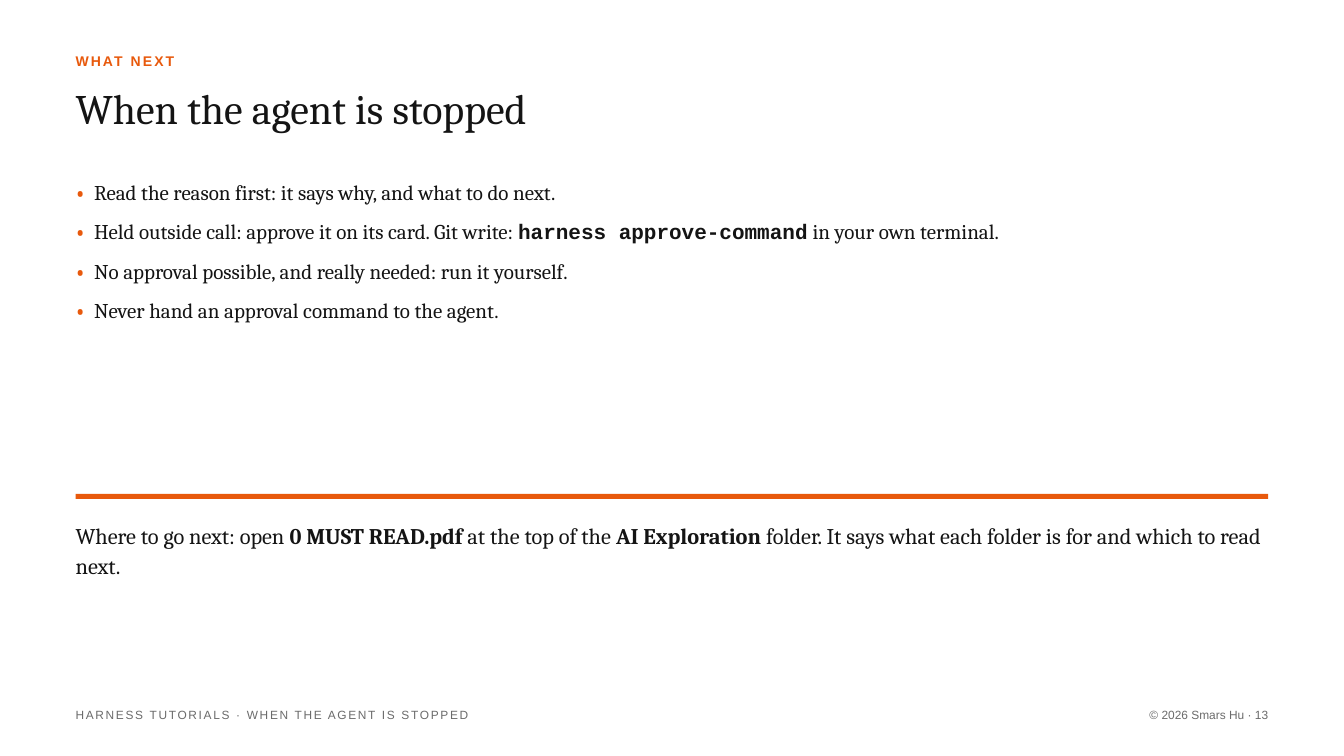
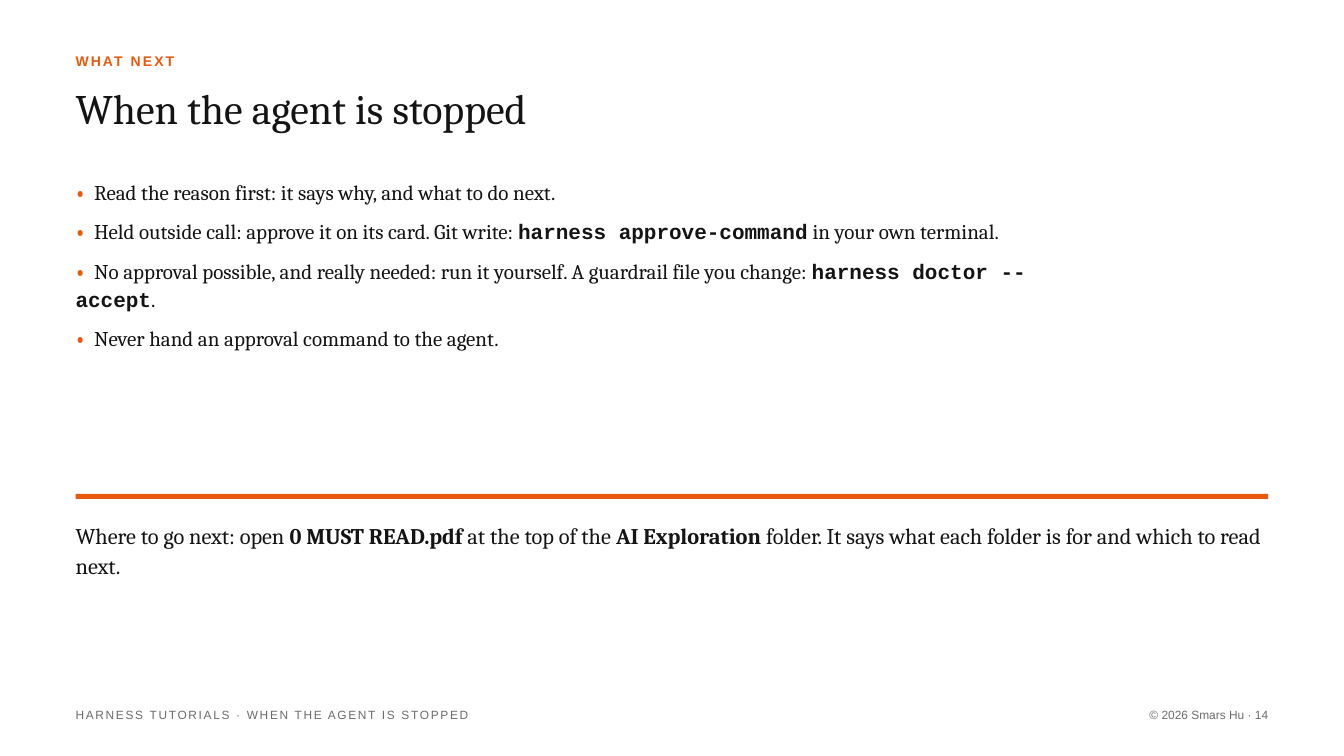
Before and after one commit to Smars-Bin-Hu/ai-exploration, a slide deck: slide 14 of source/tutorials/2_stopped.pptx (slide 13 before the commit). Drawn at 1344x756 pixels with LibreOffice and Linux fonts; fonts in the diff are those of the drawing. Boxes give left, top, right and bottom in pixels: in the first picture for what was removed or moved away, otherwise in the second. Text is boxed around its words. In the diff, an @@ line names an element or a change of style, - is before the commit and + after.

```diff
--- a/source/tutorials/2_stopped.pptx
+++ b/source/tutorials/2_stopped.pptx
@@ text at bbox=[76, 264, 988, 312]: text changed @@
-• No approval possible, and really needed: run it yourself.
+• No approval possible, and really needed: run it yourself. A guardrail file you change: harness doctor --accept.
@@ text at bbox=[1162, 710, 1268, 719]: text changed @@
-© 2026 Smars Hu · 13
+© 2026 Smars Hu · 14
```
Also in this commit, not shown: 3 other slides changed, 1 slide added, 2 other files.
